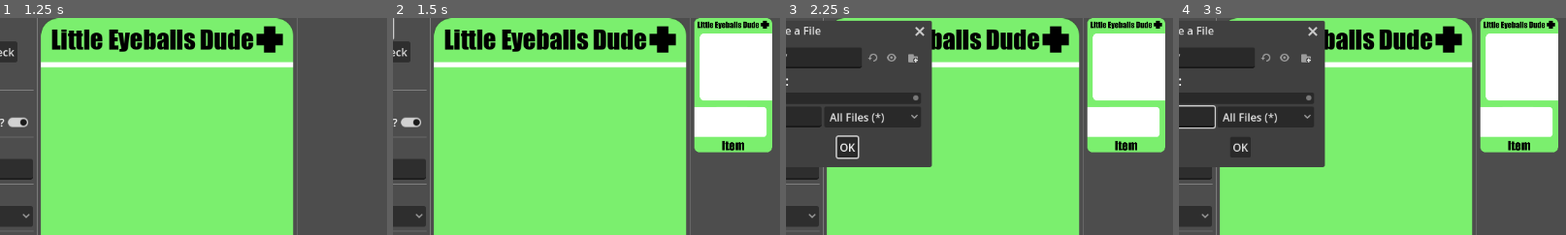
Above: before the commit, frames 1-4 (left to right).
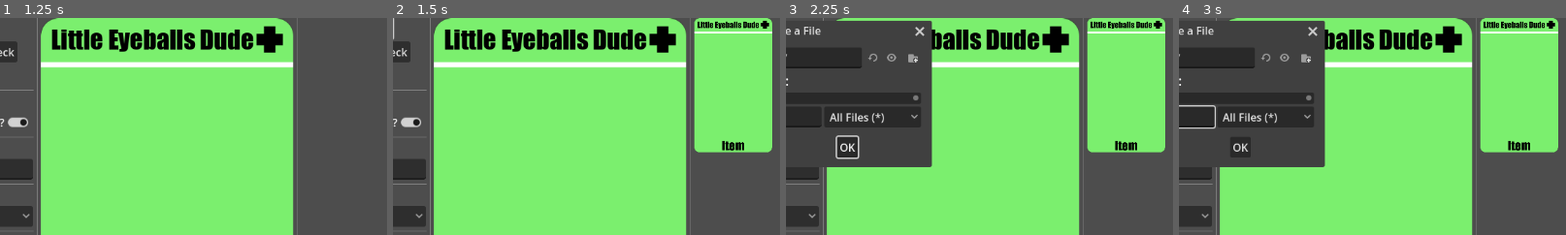
Above: after the commit, the same moments.

Repository: Pairjax/SCPCardEditor
Game: Godot game, scene res://Scenes/card_editor.tscn
Two runs of this game, one before a commit and one after it. Both use one fixed random seed, a clock stepped at 60 frames per second and the inputs below.
Inputs (mouse positions are % of the whole screen's width and height, from its top left):
- Up to frame 1 (1.25 s): click "Export Card" at 0.5 s
- Up to frame 2 (1.5 s): click "Add Card" at 1.25 s
- Up to frame 3 (2.25 s): click "Export Deck" at 2 s
- Up to frame 4 (3 s): click (12, 23) at 2.77 s; type "12" at 2.85 s
The pictures show only the part of the screen within x 16-66%, y 0-50%; the shares and areas given below are measured in that part.

Frame 1 is identical in both runs. In frame 2, 8.6% of the frame differs, in the area x 77-98%, y 6-55%; in frame 3, 8.6%; in frame 4, 8.6%.

Commit message:
Adds editing cards in card list
It works in a bit of a wonky way

The first card isn't linked to a card on the list until you hit add card. Then the card that is added can be edited. If you hit add card while a card is being edited (so any time other than the first time) it will create a copy of the current card and begin editing it. To swap to a different card, click on it in the list.

Diff:
--- a/Scenes/card_hologram.tscn
+++ b/Scenes/card_hologram.tscn
@@ -1,5 +1,6 @@
-[gd_scene load_steps=3 format=3 uid="uid://d3gx1j4e3jhju"]
+[gd_scene load_steps=4 format=3 uid="uid://d3gx1j4e3jhju"]
 
+[ext_resource type="Script" path="res://Scripts/CardHologram.gd" id="1_omlkp"]
 [ext_resource type="PackedScene" uid="uid://cel420cvw4bwe" path="res://Scenes/card.tscn" id="1_v43gn"]
 
 [sub_resource type="ViewportTexture" id="ViewportTexture_8jh1f"]
@@ -9,6 +10,7 @@
 editor_description = "Note: This is a hologram of the card which is actually held in a subviewport"
 texture = SubResource("ViewportTexture_8jh1f")
 expand_mode = 3
+script = ExtResource("1_omlkp")
 
 [node name="SubViewport" type="SubViewport" parent="."]
 transparent_bg = true
--- a/Scripts/Card.gd
+++ b/Scripts/Card.gd
@@ -1,5 +1,10 @@
 extends Node2D
 class_name Card
+
+signal base_changed(new_base: CardBase)
+signal class_changed(new_class: CardClass)
+signal name_changed(new_name: String)
+signal require_class_changed(require_class: bool)
 
 @onready var base: Sprite2D = $Background/Base
 @onready var card_type: Label = $"Card Type"
@@ -39,10 +44,17 @@
 
 var current_base
 
+var copy_changes_card: Card = null
+
 func on_base_change(new_base: CardBase):
+	if cardData.card_base == new_base:
+		return
+
 	cardData.card_base = new_base
 
 	card_type.text = ""
+
+	current_base = null
 
 	for child in base_slot.get_children():
 		child.queue_free()
@@ -88,6 +100,18 @@
 
 			card_type.set("theme_override_font_sizes/font_size", 75)
 			card_type.text = "Requirement"
+
+	if copy_changes_card != null:
+		copy_changes_card.on_base_change(new_base)
+
+		if current_base != null:
+			if current_base.has_method("copy_changes_to"):
+				current_base.copy_changes_to(copy_changes_card.current_base)
+
+			if current_base.has_method("toggle_hologram"):
+				copy_changes_card.current_base.toggle_hologram(false)
+
+	base_changed.emit(new_base)
 
 func on_class_change(new_class: CardClass):
 	cardData.card_class = new_class
@@ -112,14 +136,29 @@
 			base.modulate = COLOR_O5
 			class_icon.texture = ICON_O5
 
+	if copy_changes_card != null:
+		copy_changes_card.on_class_change(new_class)
+
+	class_changed.emit(new_class)
+
 func set_card_name(new_name: String):
 	cardData.card_title = new_name
 	card_name.text = new_name
 
+	if copy_changes_card != null:
+		copy_changes_card.set_card_name(new_name)
+
+	name_changed.emit(new_name)
+
 func set_require_class(require_class: bool):
 	cardData.require_class = require_class
 	class_icon.visible = require_class
 
+	if copy_changes_card != null:
+		copy_changes_card.set_require_class(require_class)
+
+	require_class_changed.emit(require_class)
+
 func forward_base_data():
 	if current_base == null:
 		return
@@ -127,10 +166,14 @@
 	cardData.card_base_data = current_base.data
 
 func copy(_card_data: CardDataComponent):
+	var old_base = cardData.card_base
 	cardData = _card_data.duplicate(true)
 
+	var new_base = cardData.card_base
+	cardData.card_base = old_base
+
 	on_class_change(cardData.card_class)
-	on_base_change(cardData.card_base)
+	on_base_change(new_base)
 	set_card_name(cardData.card_title)
 	set_require_class(cardData.require_class)
 
@@ -146,3 +189,18 @@
 
 func set_edit_mode(editing: bool):
 	card_name.visible = !editing
+
+func copy_changes_to(other_card: Card):
+	copy_changes_card = other_card
+
+	if current_base == null:
+		return
+
+	if current_base.has_method("copy_changes_to"):
+		if other_card == null:
+			current_base.copy_changes_to(null)
+		else:
+			current_base.copy_changes_to(other_card.current_base)
+
+	if current_base.has_method("toggle_hologram"):
+		current_base.toggle_hologram(true) # Re-enables all holograms
--- /dev/null
+++ b/Scripts/CardHologram.gd
@@ -0,0 +1,18 @@
+extends TextureRect
+class_name CardHologram
+
+@onready var card: Card = $"SubViewport/Card"
+
+func _gui_input(event):
+	if event is InputEventMouseButton and event.pressed and event.button_index == MOUSE_BUTTON_LEFT:
+		var other_card: Card = get_node("../../../Card Hologram/SubViewport/Card")
+		if other_card == null:
+			return
+
+		other_card.copy_changes_to(null)
+
+		card.forward_base_data()
+		other_card.copy(card.cardData)
+		other_card.set_edit_mode(true)
+
+		other_card.copy_changes_to(card)
--- a/Scripts/Editor/AddCardButton.gd
+++ b/Scripts/Editor/AddCardButton.gd
@@ -25,6 +25,10 @@
 
 	if !ready_card: return
 
+	card_of_hologram.copy_changes_to(null)
+
 	card_of_hologram.forward_base_data()
 	ready_card.copy(card_of_hologram.cardData)
 	ready_card.set_edit_mode(false)
+
+	card_of_hologram.copy_changes_to(ready_card)
--- a/Scripts/Editor/Base/ActionDescriptionUpdater.gd
+++ b/Scripts/Editor/Base/ActionDescriptionUpdater.gd
@@ -2,5 +2,14 @@
 
 @onready var action: BaseAction = $"../../../../../SubViewport/Card/Base/Action"
 
+func _ready():
+	action.description_changed.connect(self._description_changed)
+
 func _on_text_changed():
 	action.on_description_change(text)
+
+func _description_changed(new_description):
+	if self.text == new_description:
+		return
+
+	self.text = new_description
--- a/Scripts/Editor/Base/ActionPlusMinusButton.gd
+++ b/Scripts/Editor/Base/ActionPlusMinusButton.gd
@@ -5,36 +5,21 @@
 
 @export var add: bool
 
-static var description_size: int = 1;
-
-const MAX_DESCRIPTION_SIZE = 6
-
 func _ready():
-	description_size = 1
 
 	if (add):
 		self.pressed.connect(action.grow_description_box)
-		self.pressed.connect(_on_grow)
 	else:
 		self.pressed.connect(action.shrink_description_box)
-		self.pressed.connect(_on_shrink)
 
-func _on_grow():
-	description_size += 1;
+	action.description_size_changed.connect(self._description_size_changed)
 
-	if description_size > MAX_DESCRIPTION_SIZE:
-		description_size -= 1;
+func _description_size_changed(offset):
+	if add and offset < 0:
 		return
 
-	description.size.y += 60
-	description.position.y -= 60
-
-func _on_shrink():
-	description_size -= 1;
-
-	if description_size < 1:
-		description_size = 1;
+	if not add and offset > 0:
 		return
 
-	description.size.y -= 60
-	description.position.y += 60
+	description.size.y += offset * 60
+	description.position.y -= offset * 60
--- a/Scripts/Editor/Base/ActionToggleIconBar.gd
+++ b/Scripts/Editor/Base/ActionToggleIconBar.gd
@@ -2,5 +2,11 @@
 
 @onready var action: BaseAction = $"../../../../../Card Hologram/SubViewport/Card/Base/Action"
 
+func _ready():
+	action.toggle_icon_bar_changed.connect(self._toggle_icon_bar_changed)
+
 func _on_pressed():
 	action.on_toggle_icon_bar(button_pressed)
+
+func _toggle_icon_bar_changed(toggle: bool):
+	self.button_pressed = toggle
--- a/Scripts/Editor/Base/ActionTypeButton.gd
+++ b/Scripts/Editor/Base/ActionTypeButton.gd
@@ -4,8 +4,16 @@
 
 func _ready():
 	self.item_selected.connect(self._item_selected)
+	action.type_changed.connect(self._type_changed)
 
 func _item_selected(new_index):
 	if (new_index == -1): return
 
 	action.on_type_change(ActionDataComponent.ActionType.values()[new_index])
+
+func _type_changed(type):
+	var new_index = ActionDataComponent.ActionType.values().find(type)
+	if new_index == -1:
+		return
+
+	self.selected = new_index
--- a/Scripts/Editor/BaseAction.gd
+++ b/Scripts/Editor/BaseAction.gd
@@ -1,5 +1,10 @@
 extends Node2D
 class_name BaseAction
+
+signal type_changed(type: ActionType)
+signal description_changed(new_description: String)
+signal toggle_icon_bar_changed(toggle: bool)
+signal description_size_changed(offest: int)
 
 @onready var card: Card = $"../.."
 @onready var card_name = $"../../Card Name"
@@ -21,9 +26,15 @@
 
 var data: ActionDataComponent = ActionDataComponent.new()
 
+var copy_changes_base: BaseAction = null
+
 func reset():
 	description_size = 1
+	data.description_size = 1
 	reset_icon_bar()
+
+	if copy_changes_base != null:
+		copy_changes_base.reset()
 
 func grow_description_box():
 	description_size += 1;
@@ -37,6 +48,11 @@
 	description.size.y += 60
 	description.position.y -= 60
 
+	if copy_changes_base != null:
+		copy_changes_base.grow_description_box()
+
+	description_size_changed.emit(1)
+
 func shrink_description_box():
 	description_size -= 1
 
@@ -49,6 +65,11 @@
 	description.size.y -= 60
 	description.position.y += 60
 
+	if copy_changes_base != null:
+		copy_changes_base.shrink_description_box()
+
+	description_size_changed.emit(-1)
+
 func on_type_change(type: ActionType):
 	data.type = type
 
@@ -60,6 +81,11 @@
 			card_type.set("theme_override_font_sizes/font_size", 60)
 			card_type.text = ACTION_TACTICAL_DESCRIPTION
 
+	if copy_changes_base != null:
+		copy_changes_base.on_type_change(type)
+
+	type_changed.emit(type)
+
 ## Hides certain components that have holograms overlayed
 ## on top of them while in the editor.
 func toggle_hologram(toggle: bool):
@@ -69,20 +95,30 @@
 	data.description = new_description
 	description_text.text = CardUtils.parse_icons(new_description)
 
+	if copy_changes_base != null:
+		copy_changes_base.on_description_change(new_description)
+
+	description_changed.emit(new_description)
+
 func on_toggle_icon_bar(toggle: bool):
 	data.hasIconBar = toggle
 
 	icon_bar.visible = data.hasIconBar
 
+	if copy_changes_base != null:
+		copy_changes_base.on_toggle_icon_bar(toggle)
+
+	toggle_icon_bar_changed.emit(toggle)
+
 func append_icon_bar(icon_type: CardUtils.IconType):
 	var image: Resource = CardUtils.get_icon(icon_type)
 	var image_scale = CardUtils.get_icon_scale(icon_type)
 
-	icon_bar_text.append_text(" ")
-	icon_bar_text.add_image(image, image_scale)
+	data.iconBarText += " [img height=" + str(image_scale) + "]" + image.resource_path + "[/img]"
+	icon_bar_text.text = data.iconBarText
 
-	var format_string = " [img height=100]%s[/img]"
-	data.iconBarText += format_string % image.resource_path
+	if copy_changes_base != null:
+		copy_changes_base.append_icon_bar(icon_type)
 
 func reset_icon_bar():
 	icon_bar_text.clear()
@@ -90,14 +126,27 @@
 
 	data.iconBarText = "[center]"
 
+	if copy_changes_base != null:
+		copy_changes_base.reset_icon_bar()
+
 func copy(_data: ActionDataComponent):
+	var old_desc_size = data.description_size
+
 	data = _data
 
 	on_type_change(data.type)
 	on_description_change(data.description)
 	on_toggle_icon_bar(data.hasIconBar)
 
-	description.size.y += 60 * (_data.description_size - 1)
-	description.position.y -= 60 * (_data.description_size - 1)
+	description_size = data.description_size
+	var desc_size_change = data.description_size - old_desc_size
+
+	description.size.y += 60 * desc_size_change
+	description.position.y -= 60 * desc_size_change
+
+	description_size_changed.emit(desc_size_change)
 
 	icon_bar_text.text = data.iconBarText
+
+func copy_changes_to(other_base: BaseAction):
+	copy_changes_base = other_base
--- a/Scripts/Editor/BaseButton.gd
+++ b/Scripts/Editor/BaseButton.gd
@@ -10,17 +10,15 @@
 
 func _ready():
 	self.item_selected.connect(self._item_selected)
+	card.base_changed.connect(self._base_changed)
 
-func _item_selected(new_index):
-	if (new_index == -1): return
 
-	card.on_base_change(CardDataComponent.CardBase.values()[new_index])
-
+func update_menu(new_index):
 	for menu in base_selector.get_children():
-		menu.queue_free()
+		menu.free()
 
 	for holo in base_holos.get_children():
-		holo.queue_free()
+		holo.free()
 
 	match new_index:
 		CardDataComponent.CardBase.Action:
@@ -31,3 +29,17 @@
 			base_selector.add_child(action_menu)
 		_:
 			pass
+
+func _item_selected(new_index):
+	if (new_index == -1): return
+
+	card.on_base_change(CardDataComponent.CardBase.values()[new_index])
+	update_menu(new_index)
+
+func _base_changed(new_base):
+	var new_index = CardDataComponent.CardBase.values().find(new_base)
+	if new_index == -1 or new_index == self.selected:
+		return
+
+	self.selected = new_index
+	update_menu(new_index)
--- a/Scripts/Editor/ClassButton.gd
+++ b/Scripts/Editor/ClassButton.gd
@@ -6,8 +6,16 @@
 
 func _ready():
 	self.item_selected.connect(self._item_selected)
+	card.class_changed.connect(self._class_changed)
 
 func _item_selected(new_index):
 	if (new_index == -1): return
 
 	card.on_class_change(CardDataComponent.CardClass.values()[new_index])
+
+func _class_changed(new_class):
+	var new_index = CardDataComponent.CardClass.values().find(new_class)
+	if new_index == -1:
+		return
+
+	self.selected = new_index
--- a/Scripts/Editor/RequireClassButton.gd
+++ b/Scripts/Editor/RequireClassButton.gd
@@ -4,3 +4,7 @@
 
 func _ready():
 	self.toggled.connect(card.set_require_class)
+	card.require_class_changed.connect(self._require_class_changed)
+
+func _require_class_changed(require_class: bool):
+	self.button_pressed = require_class
--- a/Scripts/Editor/TitleEditor.gd
+++ b/Scripts/Editor/TitleEditor.gd
@@ -4,3 +4,10 @@
 
 func _ready():
 	self.text_changed.connect(card.set_card_name)
+	card.name_changed.connect(self._name_changed)
+
+func _name_changed(new_name):
+	if self.text == new_name:
+		return
+
+	self.text = new_name
